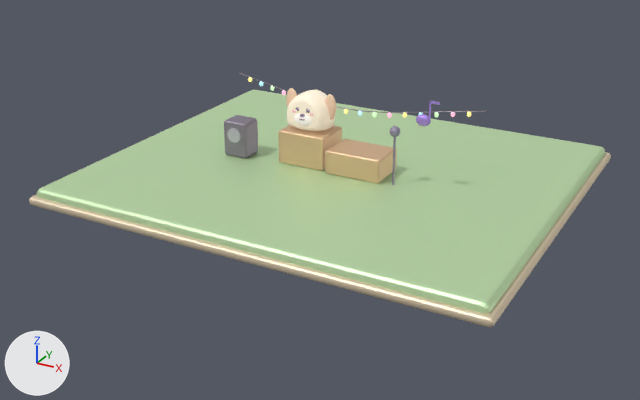
An edit to the glTF model game/art/models/buildings/bandstand/building_bandstand_L02.glb, drawn before and after from the same camera.
One viewpoint serves both versions: a 50 mm lens placed at (22.3, -42.7, 19.0), pointed at (-0.1, -1.9, -1.5). Every picture has the same lights, and +X, +Y and +Z are marked at lower left. The first picture is the older version. Where no turn or scale is listed for an object, it has been applied to the vertices.
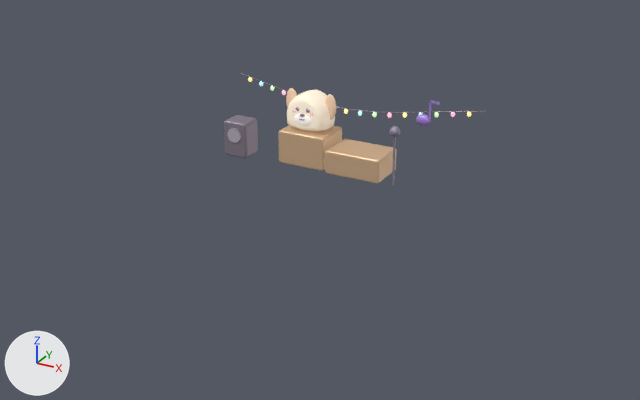
Changed parts and their boxes [x1, y1, x2, y2] in the pictures (640 x 400 px):
'Mesh_20', deleted (green)
    before: [37, 90, 605, 314]
'Mesh_21', deleted
    before: [29, 152, 611, 327]

The change, as a list of edits to the scene's bpy script:
```text
Remove ob_mesh_20:
    ob_mesh_20 = bpy.data.objects.new('Mesh_20', me_mesh_20)
    ob_mesh_20.location = (0.0, 0.0, 0.0)
Remove ob_mesh_21:
    ob_mesh_21 = bpy.data.objects.new('Mesh_21', me_mesh_21)
    ob_mesh_21.location = (0.0, 0.0, 0.0)
```
